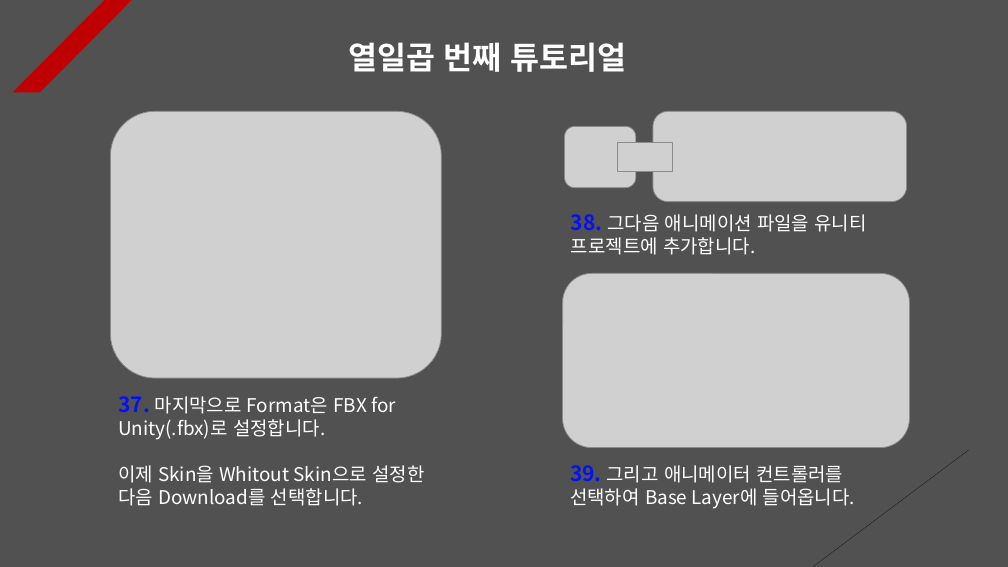
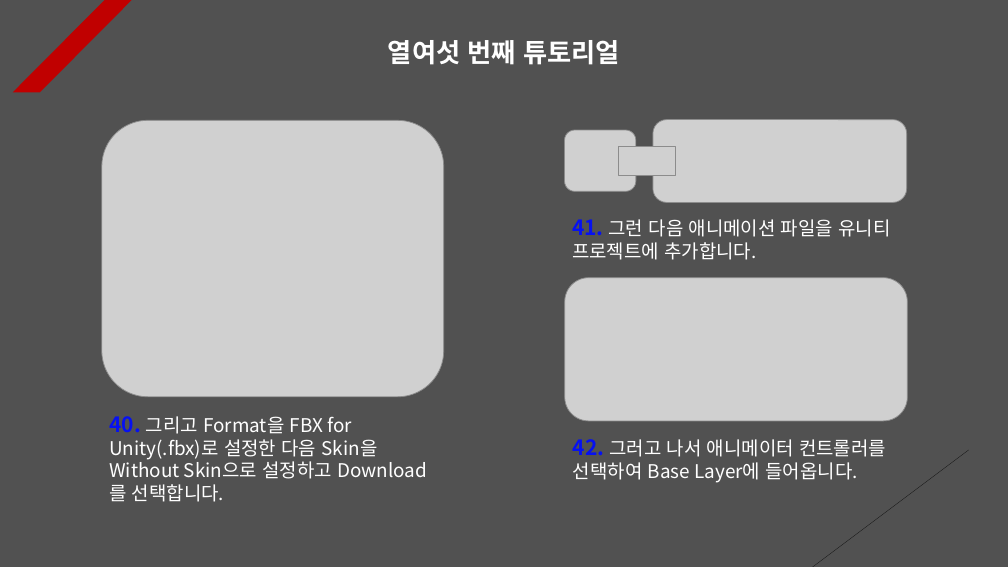
Before and after one commit to Unity2033/3D-UnityEngine, a slide deck: slide 16 of Assets/Class/Photon Server/PPT Data/Photon Lobby.pptx. Drawn at 1008x567 pixels with LibreOffice and Linux fonts; fonts in the diff are those of the drawing; grey boxes stand for pictures. Boxes give left, top, right and bottom in pixels: in the first picture for what was removed or moved away, otherwise in the second. Text is boxed around its words. In the diff, an @@ line names an element or a change of style, - is before the commit and + after.

```diff
--- a/Assets/Class/Photon Server/PPT Data/Photon Lobby.pptx
+++ b/Assets/Class/Photon Server/PPT Data/Photon Lobby.pptx
@@ text at [388,40,619,65]: text changed; size 30 to 25 pt @@
-열일곱 번째 튜토리얼
+열여섯 번째 튜토리얼
@@ picture: place and size @@
-picture at [653,111,907,201]
+picture at [653,119,907,203]
@@ picture: place and size @@
-picture at [110,111,442,378]
+picture at [102,120,444,397]
@@ picture: place and size @@
-picture at [565,126,636,188]
+picture at [565,130,636,191]
@@ picture at [619,147,675,175]: rotation 270 to 0 degrees @@
@@ text at [572,219,890,260]: text changed @@
-38. 그다음 애니메이션 파일을 유니티 프로젝트에 추가합니다.
+41. 그런 다음 애니메이션 파일을 유니티 프로젝트에 추가합니다.
@@ picture: place and size @@
-picture at [563,274,910,448]
+picture at [565,278,907,420]
@@ text at [109,416,378,502]: text changed @@
-37. 마지막으로 Format은 FBX for Unity(.fbx)로 설정합니다.
-이제 Skin을 Whitout Skin으로 설정한 다음 Download를 선택합니다.
+40. 그리고 Format을 FBX for Unity(.fbx)로 설정한 다음 Skin을 Without Skin으로 설정하고 Download를 선택합니다.
@@ text at [573,439,886,483]: text changed @@
-39. 그리고 애니메이터 컨트롤러를 선택하여 Base Layer에 들어옵니다.
+42. 그러고 나서 애니메이터 컨트롤러를 선택하여 Base Layer에 들어옵니다.
```
Also in this commit, not shown: 4 other slides changed, 1 slide added, 1 slide removed, 9 other files.
